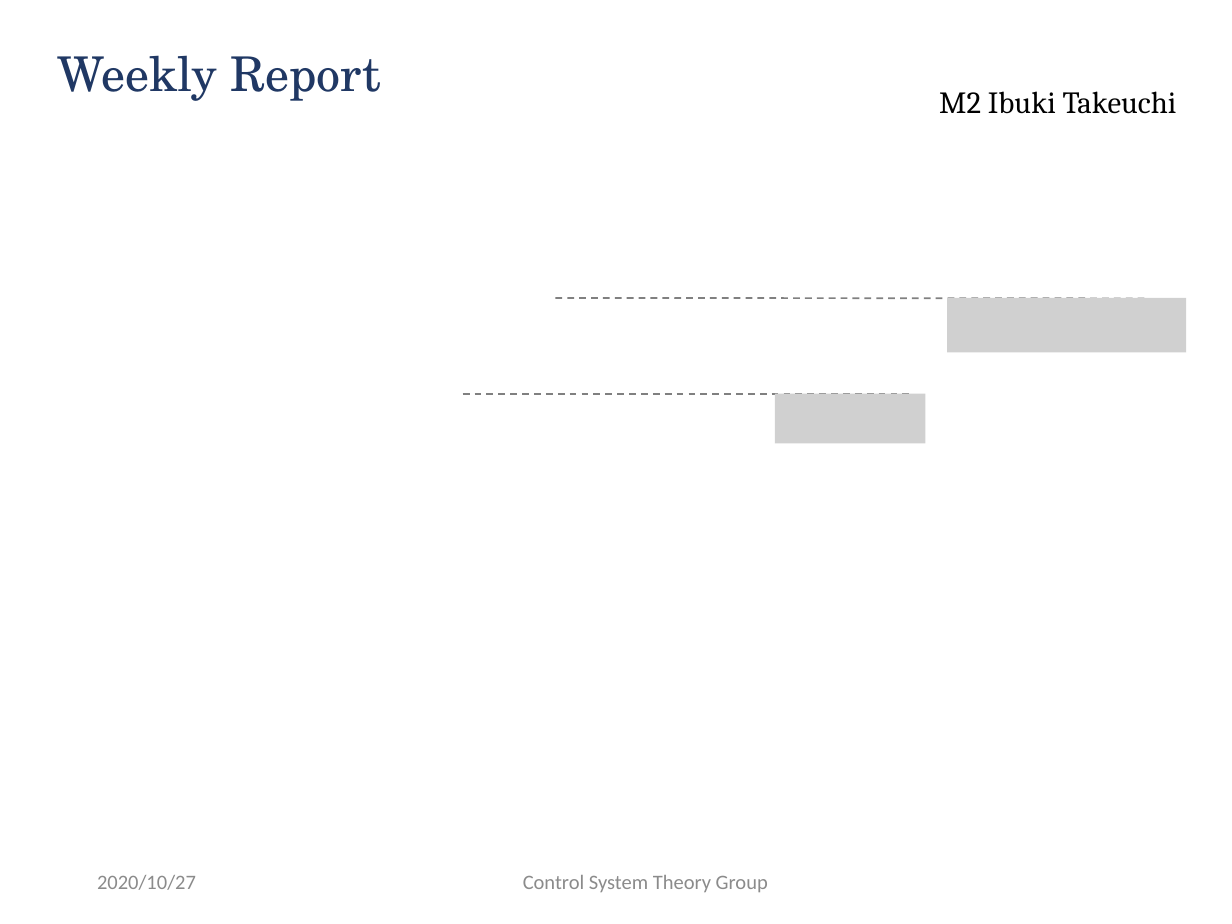
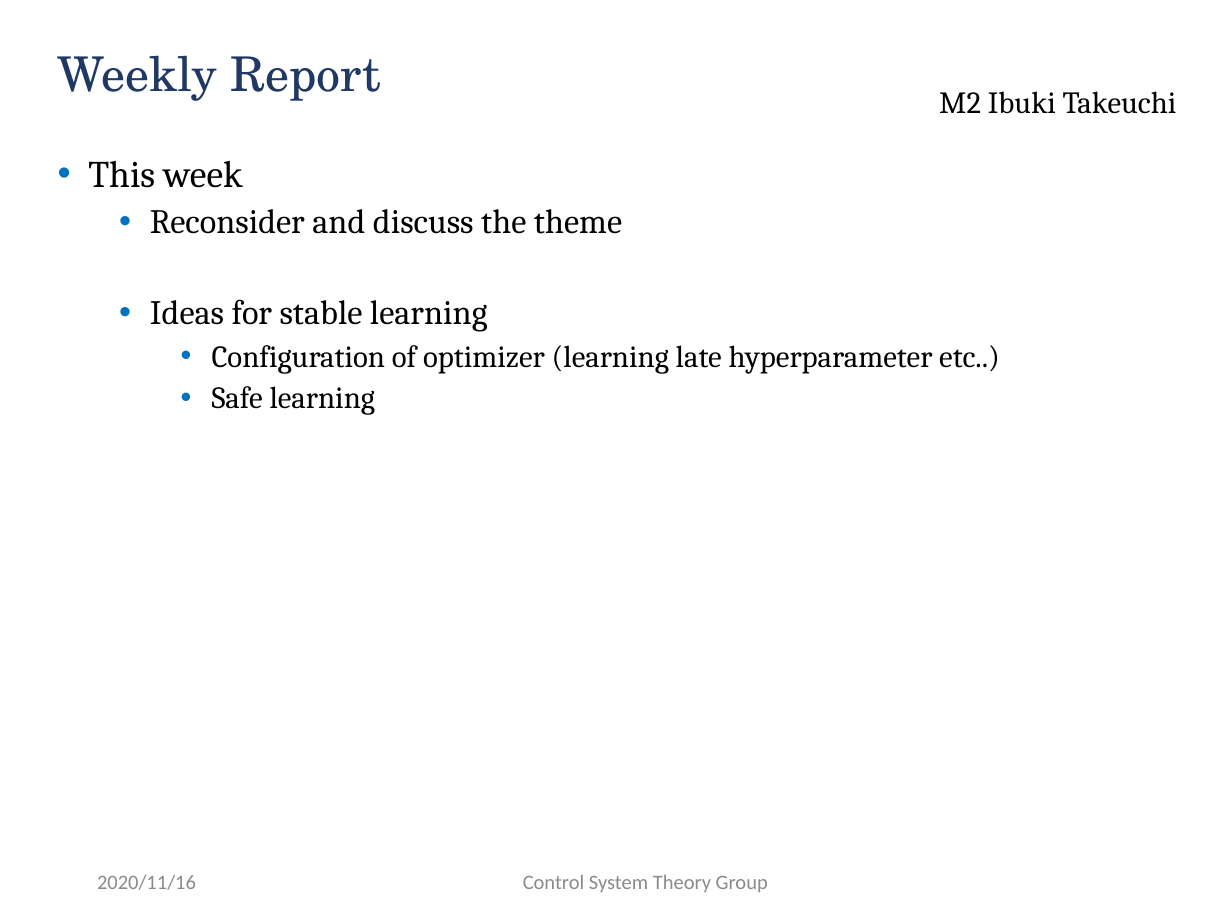
Before and after one commit to ibuki1024/weekly_report, a slide deck: slide 7 of report.pptx (slide 2 before the commit). Drawn at 1232x924 pixels with LibreOffice and Linux fonts; fonts in the diff are those of the drawing; grey boxes stand for pictures; background and template pictures are left out. Boxes give left, top, right and bottom in pixels: in the first picture for what was removed or moved away, otherwise in the second. Text is boxed around its words. In the diff, an @@ line names an element or a change of style, - is before the commit and + after.

```diff
--- a/report.pptx
+++ b/report.pptx
@@ text added at (x1=88, y1=161, x2=1000, y2=415), 18 pt, text #000000 @@
+• This week
+  • Reconsider and discuss the theme
+  • Ideas for stable learning
+    • Configuration of optimizer (learning late hyperparameter etc..)
+    • Safe learning
@@ line removed from (556, 298) to (1145, 298) @@
@@ picture removed at (x1=947, y1=298, x2=1186, y2=352) @@
@@ line removed from (463, 394) to (910, 394) @@
@@ picture removed at (x1=775, y1=394, x2=925, y2=444) @@
@@ text at (x1=97, y1=875, x2=196, y2=890): text changed @@
-2020/10/27
+2020/11/16
```
Also in this commit, not shown: 1 other slide changed, 5 slides added, 1 slide removed.
